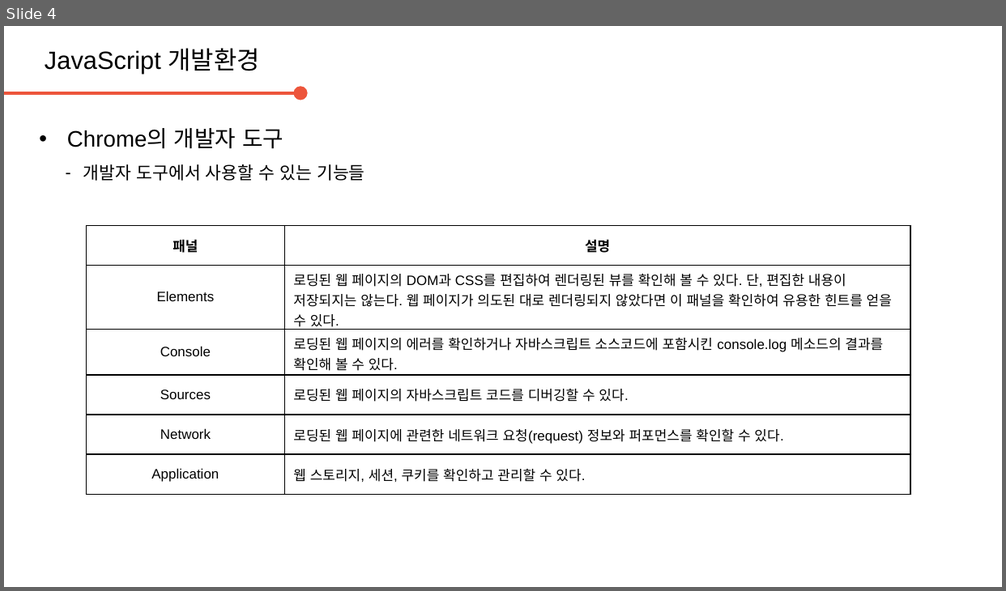
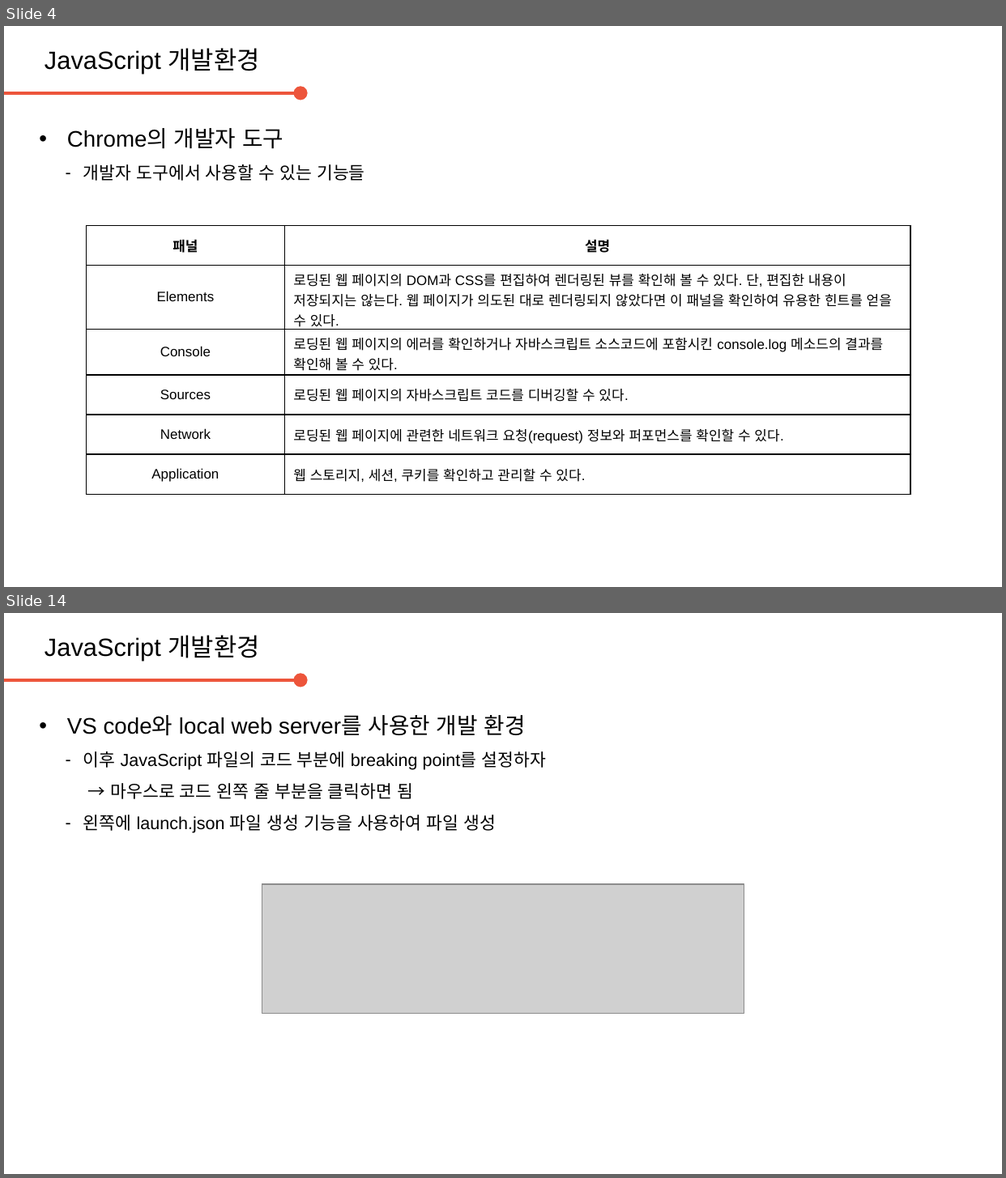
Before and after one commit to daegukdo/GCWM, a slide deck: 30/200727_JavaScript_DevEnv.pptx. Shown one above the other, each under a label of ours: slide 4 before the commit, slides 4 and 14 after it; the slides between them are not shown. The pictures are 1006x591 and 1006x1178 pixels, drawn with LibreOffice and Linux fonts; fonts in the diff are those of the drawing; grey boxes stand for pictures; background and template pictures are left out. Boxes give left, top, right and bottom in pixels: in the first picture for what was removed or moved away, otherwise in the second. Text is boxed around its words. In the diff, an @@ line names an element or a change of style, - is before the commit and + after.

Commit message:
get coding with me  - edit JavaScript resource (dev. env. setup)

```diff
--- a/30/200727_JavaScript_DevEnv.pptx
+++ b/30/200727_JavaScript_DevEnv.pptx
@@ slide 14 added at (4, 613, 1002, 1174), background #FFFFFF @@
@@ text added at (44, 635, 260, 660), 20 pt, text #000000 @@
+JavaScript 개발환경
@@ arrow added from (4, 680) to (300, 680), #ED553B 2.25 pt @@
@@ text added at (67, 715, 546, 833), 14 pt, text #000000 @@
+• VS code와 local web server를 사용한 개발 환경
+  – 이후 JavaScript 파일의 코드 부분에 breaking point를 설정하자
+    → 마우스로 코드 왼쪽 줄 부분을 클릭하면 됨
+  – 왼쪽에 launch.json 파일 생성 기능을 사용하여 파일 생성
@@ picture added at (262, 884, 744, 1014) @@
```
Also in this commit, not shown: 16 other slides added.
